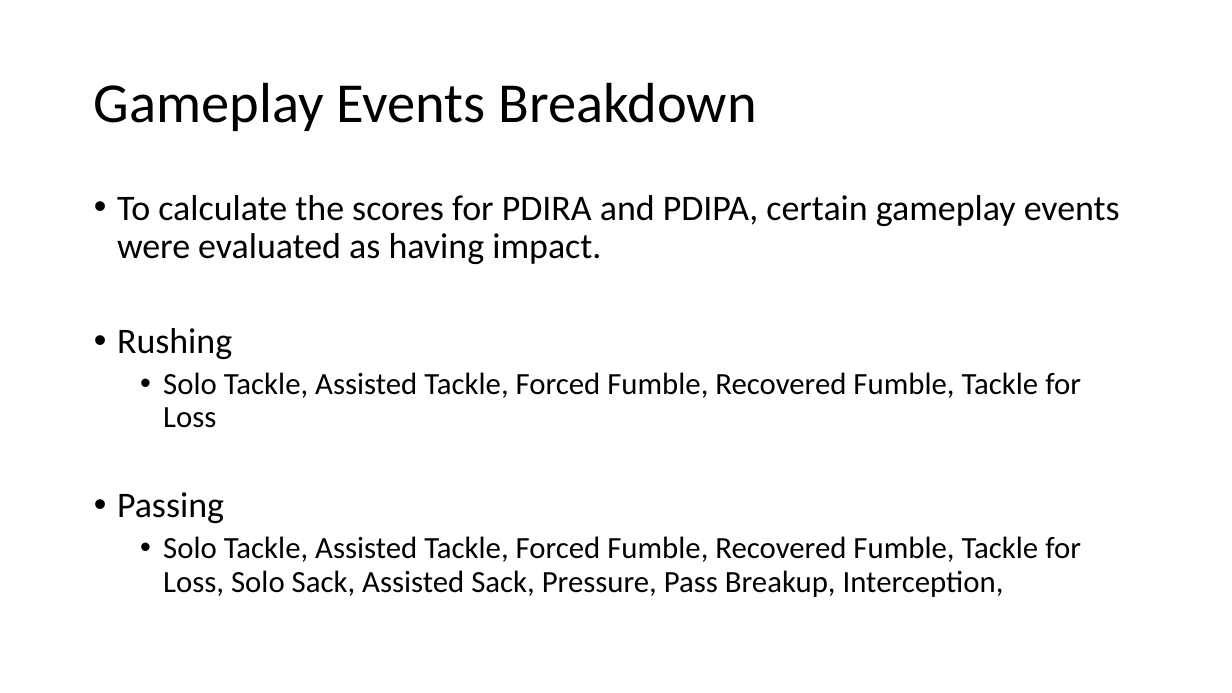
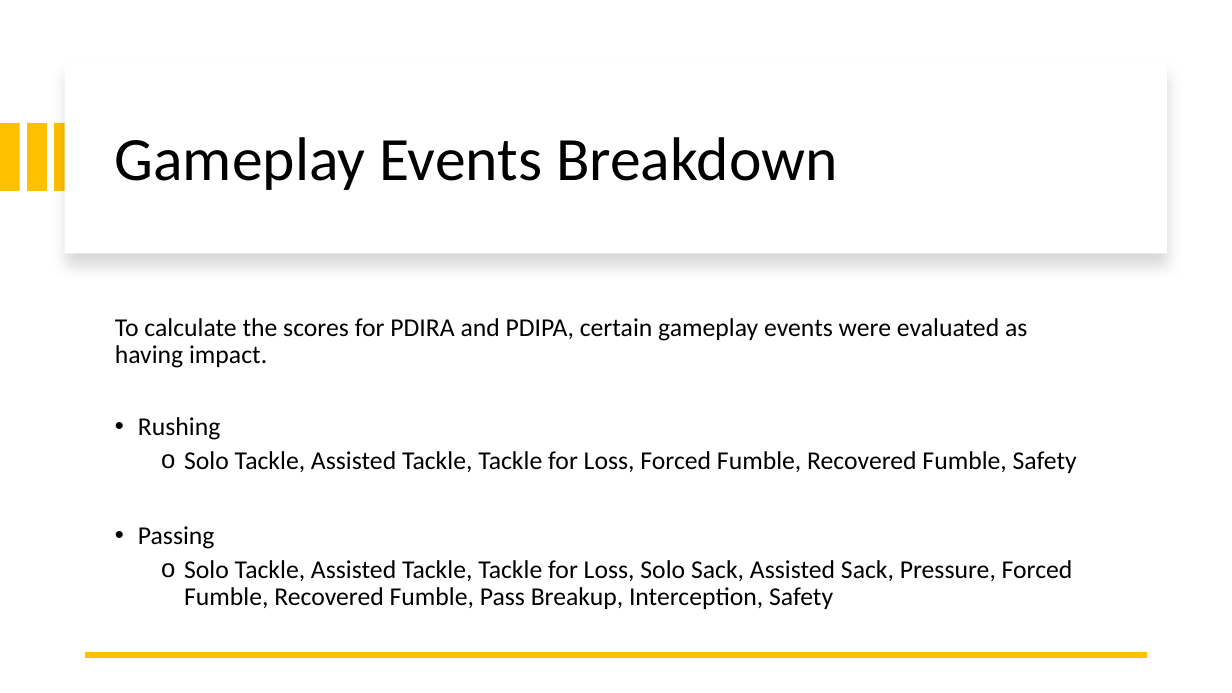
Before and after one commit to SportsInfoSolutions/AnalyticsChallenge2020, a slide deck: slide 11 of Submissions/matt.karan93@gmail.com/SportsInfoSolutions_mattkaran.pptx. Drawn at 1232x693 pixels with LibreOffice and Linux fonts; fonts in the diff are those of the drawing. Boxes give left, top, right and bottom in pixels: in the first picture for what was removed or moved away, otherwise in the second. Text is boxed around its words. In the diff, an @@ line names an element or a change of style, - is before the commit and + after.

```diff
--- a/Submissions/matt.karan93@gmail.com/SportsInfoSolutions_mattkaran.pptx
+++ b/Submissions/matt.karan93@gmail.com/SportsInfoSolutions_mattkaran.pptx
@@ rectangle added at <box>65,62,1167,253</box>, fill #FFFFFF @@
@@ title "Gameplay Events Breakdown": place and size @@
-title "Gameplay Events Breakdown" at <box>94,82,757,131</box>
+title "Gameplay Events Breakdown" at <box>115,137,837,190</box>
@@ title "Gameplay Events Breakdown" at <box>115,137,837,190</box>: size 44 to 48 pt @@
@@ rectangle added at <box>0,123,19,191</box>, fill #FFC000 @@
@@ rectangle added at <box>27,123,46,191</box>, fill #FFC000 @@
@@ rectangle added at <box>55,123,74,191</box>, fill #FFC000 @@
@@ text "To calculate the scores for ...": place and size @@
-text "To calculate the scores for ..." at <box>117,195,1120,597</box>
+text "To calculate the scores for ..." at <box>115,318,1077,609</box>
@@ text "To calculate the scores for ..." at <box>115,318,1077,609</box>: vertical alignment top to middle @@
@@ text at <box>115,318,1027,549</box>: size 28 to 20 pt in "To calculate the scores for PDIRA and ...", "Rushing", "Passing"; bullet • to none @@
@@ text at <box>184,451,1077,473</box>: text changed; size 24 to 20 pt @@
-  • Solo Tackle, Assisted Tackle, Forced Fumble, Recovered Fumble, Tackle for Loss
+  o Solo Tackle, Assisted Tackle, Tackle for Loss, Forced Fumble, Recovered Fumble, Safety
@@ text at <box>184,560,1073,609</box>: text changed; size 24 to 20 pt @@
-  • Solo Tackle, Assisted Tackle, Forced Fumble, Recovered Fumble, Tackle for Loss, Solo Sack, Assisted Sack, Pressure, Pass Breakup, Interception,
+  o Solo Tackle, Assisted Tackle, Tackle for Loss, Solo Sack, Assisted Sack, Pressure, Forced Fumble, Recovered Fumble, Pass Breakup, Interception, Safety
@@ line added from (1148, 655) to (85, 655), #FFC000 4.5 pt @@
```
Also in this commit, not shown: 21 other slides changed.
